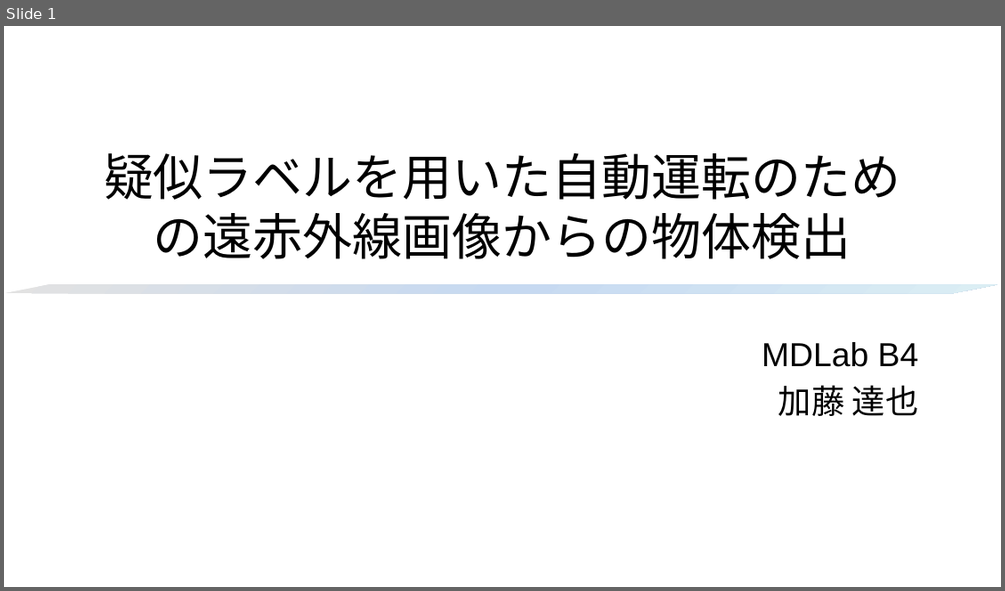
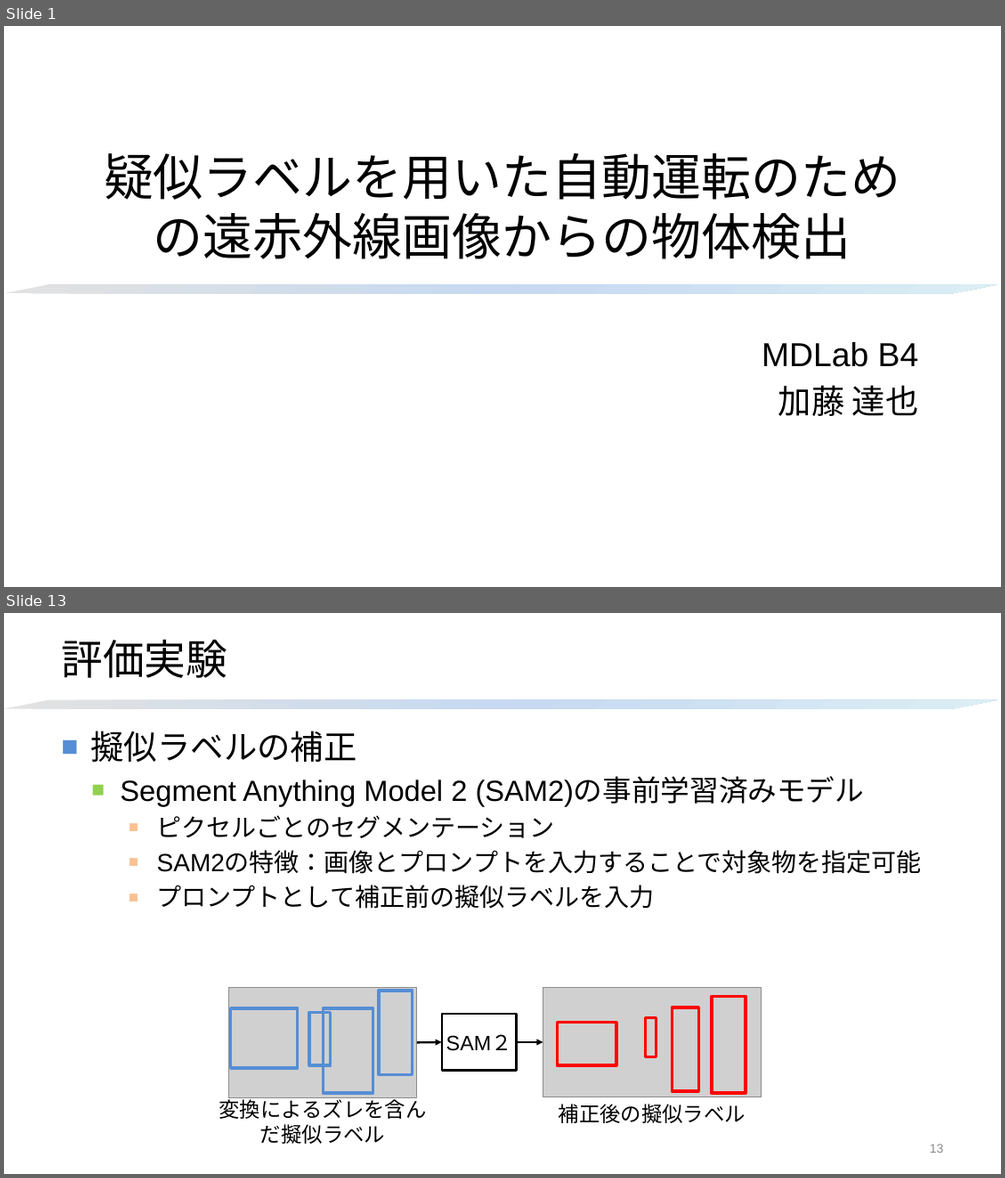
Before and after one commit to HagiriMigita/MDLab, a slide deck: kato.t2.pptx. Shown one above the other, each under a label of ours: slide 1 before the commit, slides 1 and 13 after it; the slides between them are not shown. The pictures are 1005x591 and 1005x1178 pixels, drawn with LibreOffice and Linux fonts; fonts in the diff are those of the drawing; grey boxes stand for pictures; background and template pictures are left out. Boxes give left, top, right and bottom in pixels: in the first picture for what was removed or moved away, otherwise in the second. Text is boxed around its words. In the diff, an @@ line names an element or a change of style, - is before the commit and + after.

```diff
--- a/kato.t2.pptx
+++ b/kato.t2.pptx
@@ slide 13 added at (x1=4, y1=613, x2=1001, y2=1174), background #FFFFFF @@
@@ title added at (x1=61, y1=639, x2=227, y2=678), 40 pt, text #000000 @@
+評価実験
@@ parallelogram added at (x1=4, y1=699, x2=997, y2=709), fill gradient #DBEEF4 to #C6D9F1 to #E3E3E3 @@
@@ text added at (x1=91, y1=730, x2=922, y2=908), 24 pt, text #000000 @@
+■ 擬似ラベルの補正
+  ■ Segment Anything Model 2 (SAM2)の事前学習済みモデル
+    ■ ピクセルごとのセグメンテーション
+    ■ SAM2の特徴：画像とプロンプトを入力することで対象物を指定可能
+    ■ プロンプトとして補正前の擬似ラベルを入力
@@ group added at (x1=219, y1=987, x2=760, y2=1143): 9 rectangles, 2 pictures, 2 arrows, 2 texts @@
+SAM２
+変換によるズレを含んだ擬似ラベル
+補正後の擬似ラベル
@@ page number added at (x1=930, y1=1143, x2=944, y2=1152), 12 pt, text #8C8C8C @@
+13
```
Also in this commit, not shown: 3 slides changed, 12 other slides added, 3 slides removed, 10 other files.
